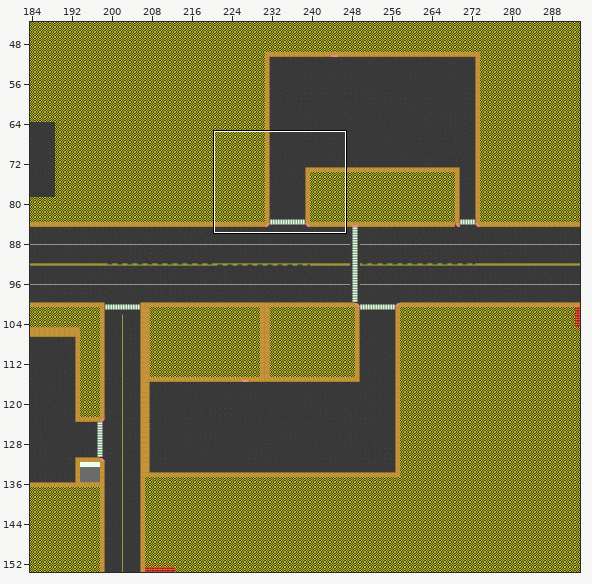
Tiled map, stored at Assets/Graphics/Maps/Gray Box/RetailGraybox.tmx. The picture above shows the old version from afar; the outline marks the close-up.
Close-up. Before the commit:
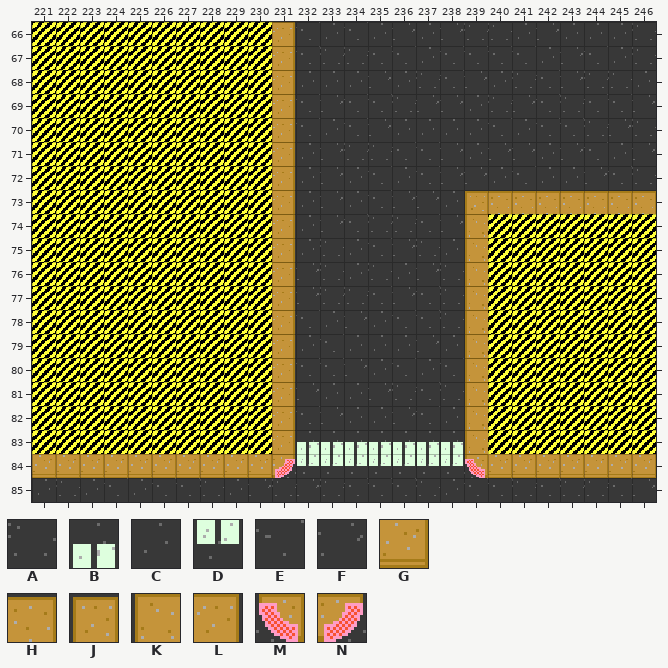
Cells are 16x16 px. Shown: x 221..246, y 66..85. The commit also changed other parts of the map, which this record leaves out.
Key: from "RoadSidewalk": A 0, B 5, C 9, D 14, E 18, F 27, G 36, H 37, J 38, K 45, L 46, M 67, N 68.
_ is an empty cell.
Layers that did not change in this view are not listed.
Layer "Graphics/BG" before, first column x 221:
66 __________LECECFCFAACFCCCA
67 __________LEAAEECEEEECFECA
68 __________LCCCFCAEFCAEFAAC
69 __________LEFEEAFFCAFEAEEF
70 __________LECEFCCCCECEEAFA
71 __________LCFAAEEFCFFCFECF
72 __________LCFCECEFFCECCFEA
73 __________LCFCEFFCJHHHHHHH
74 __________LCFEAAEFK_______
75 __________LCACEFACK_______
76 __________LFACACFAK_______
77 __________LFAAEFEAK_______
78 __________LECFCEEAK_______
79 __________LCECCCFCK_______
80 __________LEEFCECEK_______
81 __________LFCCFAEAK_______
82 __________LEFCCFECK_______
83 __________LBBBBBBBK_______
84 GGGGGGGGGGNDDDDDDDMGGGGGGG
85 CACECEEACFAFAEEEACEEAEAAEF
Now the later version:
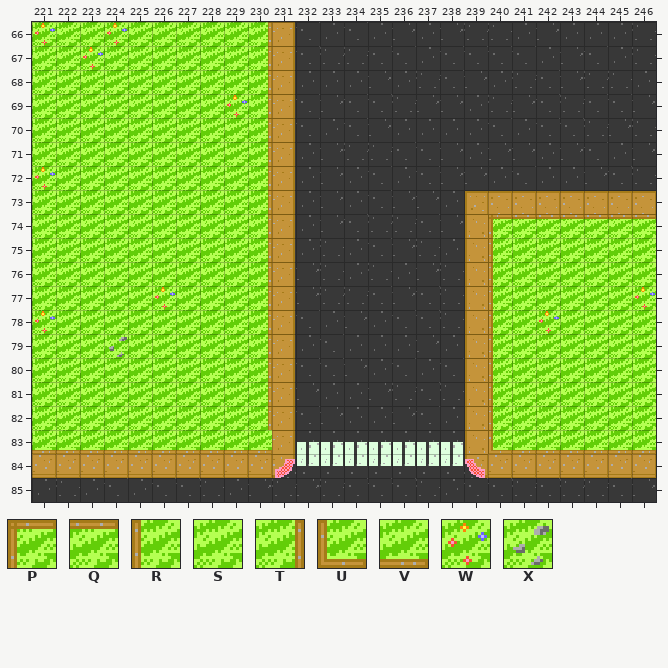
Further tiles: from "UrbanGreenspace": P 0, Q 1, R 5, S 6, T 7, U 10, V 11, W 13, X 14.
Change:
Layer "Graphics/BG":
The author put tile P in row 74 at x 240.
The author put tile Q in row 74 at x 241 to 246.
The author put tile R in rows 75 to 82 at x 240.
The author put tile S in row 66 at x 222 to 223 and 225 to 229; in row 67 at x 221 to 222 and 224 to 229; in row 68 at x 221 to 229; in row 69 at x 221 to 228; in rows 70 to 71 at x 221 to 229; in row 72 at x 222 to 229.
The author put tile S in rows 73 to 74 at x 221 to 229; in rows 75 to 76 at x 221 to 229 and 241 to 246; in row 77 at x 221 to 225, 227 to 229 and 241 to 245; in row 78 at x 222 to 229, 241 and 243 to 246; in row 79 at x 221 to 223, 225 to 229 and 241 to 246; in rows 80 to 82 at x 221 to 229 and 241 to 246.
The author put tile T in rows 66 to 82 at x 230.
The author put tile U in row 83 at x 240.
The author put tile V in row 83 at x 221 to 230 and 241 to 246.
The author put tile W in row 66 at x 221 and 224; in row 67 at x 223; in row 69 at x 229; in row 72 at x 221; in row 77 at x 226 and 246; in row 78 at x 221 and 242.
The author put tile X in row 79 at x 224.
Changed places in both close-ups, as pixel boxes (x1, y1, x2, y2):
added: (32, 22, 272, 454)
added: (488, 214, 656, 454)
